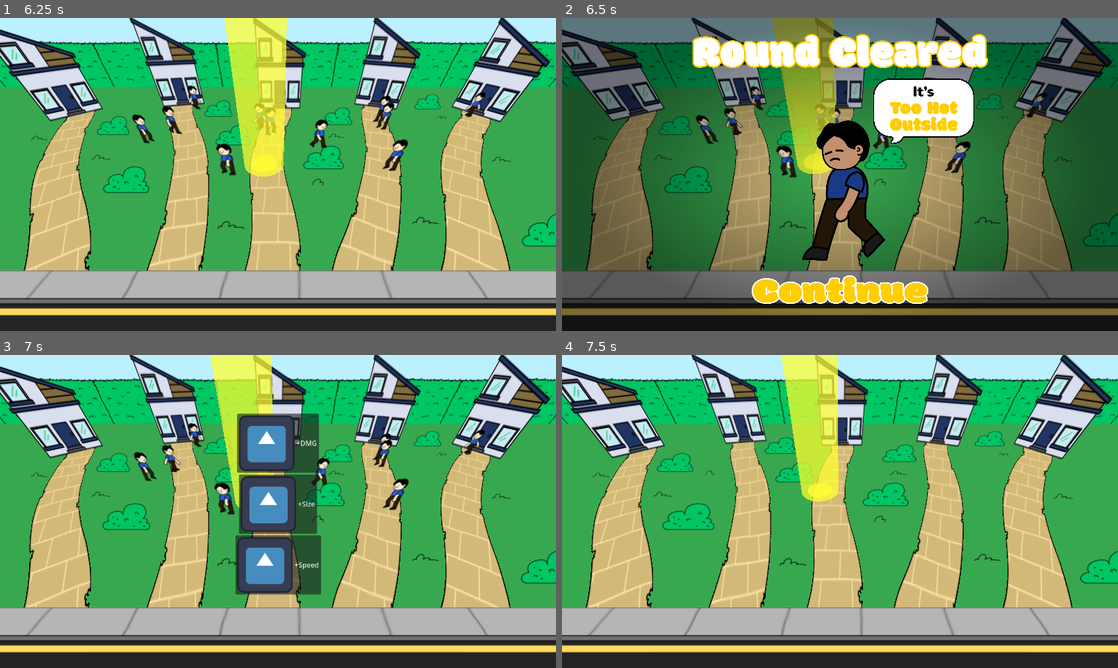
Above: before the commit, frames 1-4 (two rows, left to right).
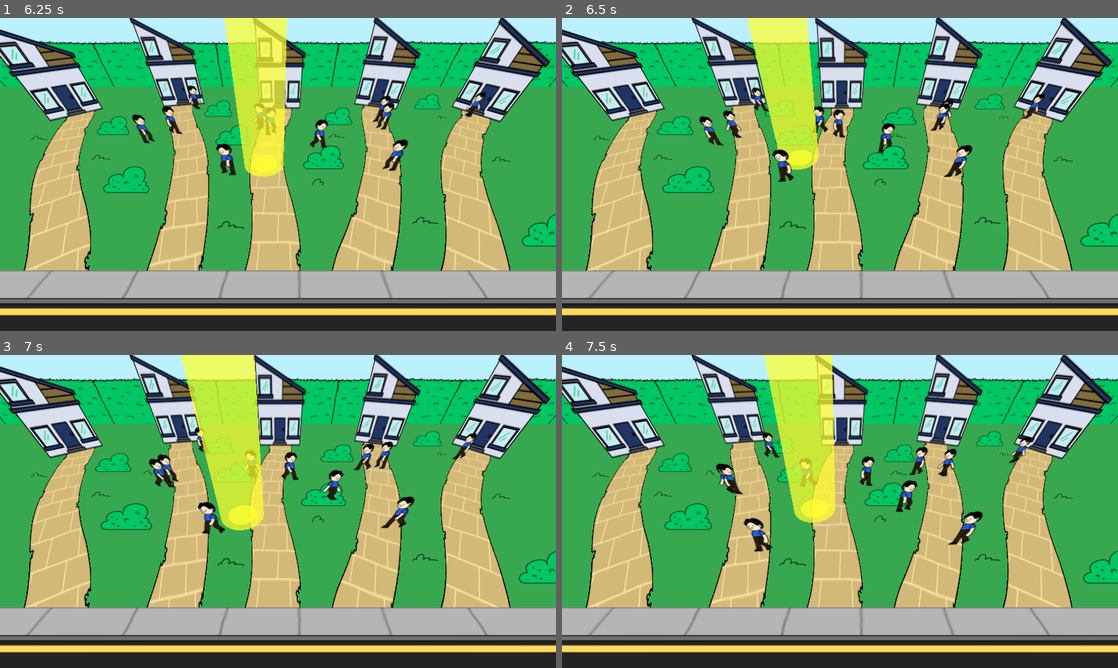
Above: after the commit, the same moments.

Repository: KgHtetNaing/sun_is_watching
Game: Godot game, scene res://scenes/main_menu.tscn
The game is run twice, just before and just after one commit, with the same random seed, the same clock (stepped at 60 frames per second) and the same inputs. The engine's default icon, where the game draws it, is replaced by a stand-in: a white triangle on a blue panel in a dark square.
Inputs (mouse positions are in pixels of both pictures, inside the frame that each line leads up to):
- Up to frame 1 (6.25 s): click (278, 208) at 0.5 s; click (278, 174) at 1.25 s; tap Enter (ui_accept) at 2, 2.27, 3.02, 4.52, 5.27, 6.02 s; move the mouse to (400, 158) at 2.02 s; move the mouse to (166, 190) at 2.77 s; move the mouse to (333, 105) at 3.52 s; move the mouse to (250, 237) at 4.27 s; move the mouse to (444, 221) at 5.02 s; move the mouse to (111, 127) at 5.77 s
- Up to frame 2 (6.5 s): no input
- Up to frame 3 (7 s): click (278, 627) at 6.52 s
- Up to frame 4 (7.5 s): click (840, 442) at 7.25 s, where only the run before the commit has a clickable "+DMG"

Frame 1 is identical in both runs. In frame 2, 88% of the frame differs, in the area x 0-100%, y 0-96%; in frame 3, 14%; in frame 4, 4.4%.

Commit message:
fixed escapepoint

Diff:
--- a/scenes/main_scene.tscn
+++ b/scenes/main_scene.tscn
@@ -103,7 +103,7 @@
 
 [node name="Timer" type="Timer" parent="." unique_id=971018918]
 process_mode = 3
-wait_time = 5.0
+wait_time = 30.0
 one_shot = true
 
 [node name="Camera3D" type="Camera3D" parent="." unique_id=704493747]
@@ -200,15 +200,16 @@
 transform = Transform3D(1, 0, 0, 0, 1, 0, 0, 0, 1, 0, 0.14465642, 4.8935566)
 
 [node name="escape_point" type="Node3D" parent="." unique_id=96602533]
-transform = Transform3D(1, 0, 0, 0, 1, 0, 0, 0, 1, 0, 2.282844, 11.439347)
+transform = Transform3D(1, 0, 0, 0, 1, 0, 0, 0, 1, 0, 0.11309314, 10.457715)
 script = ExtResource("5_rt2n2")
 
 [node name="Area3D" type="Area3D" parent="escape_point" unique_id=2035122529]
-transform = Transform3D(1, 0, 0, 0, 1, 0, 0, 0, 1, 0, 4.324188, 5.3457985)
+transform = Transform3D(1, 0, 0, 0, 1, 0, 0, 0, 1, 0, 1.1690161, -0.944108)
 
 [node name="CollisionShape3D" type="CollisionShape3D" parent="escape_point/Area3D" unique_id=1322436401]
-transform = Transform3D(1, 0, 0, 0, 1, 0, 0, 0, 1, -0.3955078, -3.6079369, 1.5332775)
+transform = Transform3D(1, 0, 0, 0, 1, 0, 0, 0, 1, -0.3955078, -0.5090835, 0.41828156)
 shape = SubResource("BoxShape3D_pu3yx")
+debug_color = Color(0.9976148, 0, 0.17210817, 0.41960785)
 
 [node name="exit" type="Sprite3D" parent="." unique_id=654392101]
 transform = Transform3D(-0.80000013, -4.431173e-08, 6.600236e-15, 0, -1.282769e-08, -1, 1.2079666e-07, -0.29346332, 4.371139e-08, -24.392136, 0.22, 5.3943396)
--- a/scripts/GameManager.gd
+++ b/scripts/GameManager.gd
@@ -11,6 +11,6 @@
 
 func add_escape():
 	escapee += 1
-	if escapee >= 20:
+	if escapee >= 2:
 		get_tree().paused = true
 		get_tree().change_scene_to_file("res://lose_screen.tscn")
